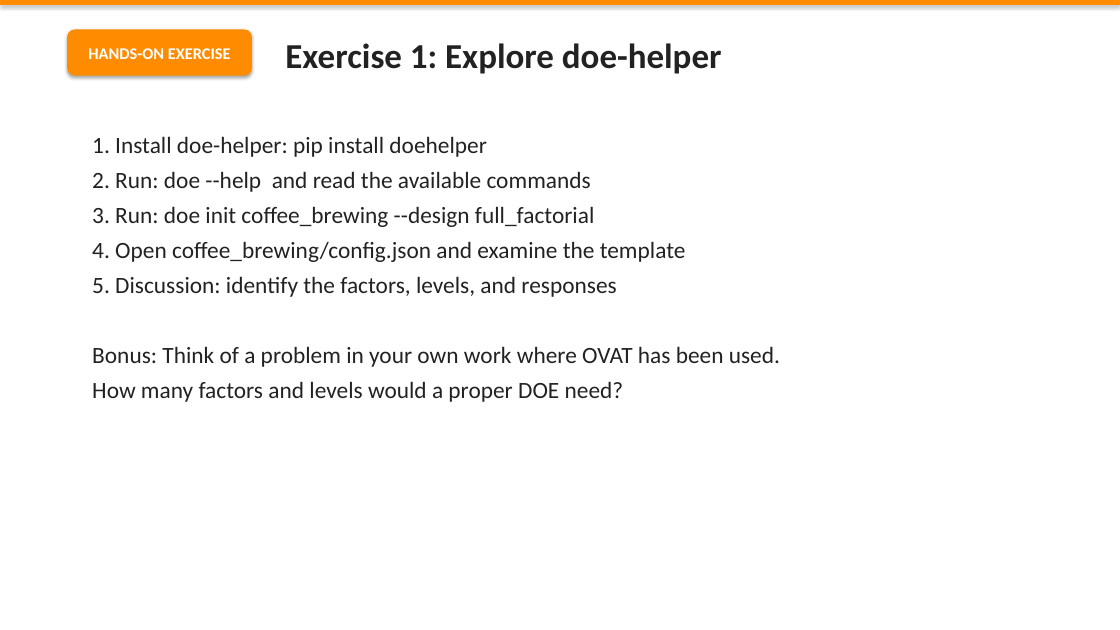
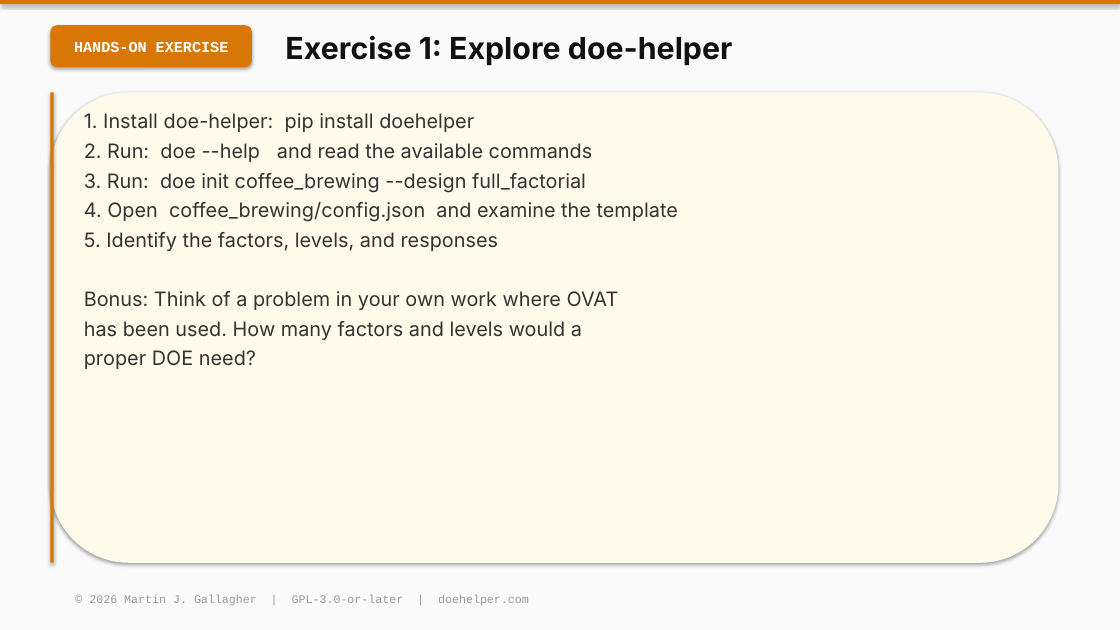
Before and after one commit to MartinGallagher-code/design_of_experiments, a slide deck: slide 11 of training/slides/Module_01_Introduction_to_DOE.pptx. Drawn at 1120x630 pixels with LibreOffice and Linux fonts; fonts in the diff are those of the drawing. Boxes give left, top, right and bottom in pixels: in the first picture for what was removed or moved away, otherwise in the second. Text is boxed around its words. In the diff, an @@ line names an element or a change of style, - is before the commit and + after.

```diff
--- a/training/slides/Module_01_Introduction_to_DOE.pptx
+++ b/training/slides/Module_01_Introduction_to_DOE.pptx
@@ background #FFFFFF to #FAFAFA @@
@@ rectangle at [0, 0, 1120, 4]: fill #FF8C00 to #D97706 @@
@@ rounded rectangle "HANDS-ON EXERCISE": place and size @@
-rounded rectangle "HANDS-ON EXERCISE" at [67, 29, 252, 76]
+rounded rectangle "HANDS-ON EXERCISE" at [50, 25, 252, 67]
@@ rounded rectangle "HANDS-ON EXERCISE" at [50, 25, 252, 67]: size 14 to 13 pt, font Calibri to Courier New; fill #FF8C00 to #D97706 @@
@@ text "Exercise 1: Explore doe-helper" at [285, 35, 733, 66]: size 30 to 26 pt, font Calibri to Inter, text colour #222222 to #111111 @@
@@ rounded rectangle added at [50, 92, 1059, 563], fill #FFFBEB @@
@@ rectangle added at [50, 92, 54, 563], fill #D97706 @@
@@ text "1. Install doe-helper: pip install ...": place and size @@
-text "1. Install doe-helper: pip install ..." at [92, 136, 780, 402]
+text "1. Install doe-helper: pip install ..." at [84, 113, 678, 369]
@@ text at [84, 113, 678, 222]: size 20 to 17 pt, font Calibri to Inter, text colour #222222 to #333333 in "1. Install doe-helper: pip install doehelper", "2. Run: doe --help and read the ...", "3. Run: doe init coffee_brewing --design full_factorial", "4. Open coffee_brewing/config.json and examine the template"; less space between paragraphs @@
@@ text at [84, 232, 619, 369]: text changed; size 20 to 17 pt; font Calibri to Inter; text colour #222222 to #333333 @@
-5. Discussion: identify the factors, levels, and responses
-Bonus: Think of a problem in your own work where OVAT has been used.
-How many factors and levels would a proper DOE need?
+5. Identify the factors, levels, and responses
+Bonus: Think of a problem in your own work where OVAT
+has been used. How many factors and levels would a
+proper DOE need?
@@ text added at [89, 595, 529, 605], 10 pt, text #999999 @@
+© 2026 Martin J. Gallagher | GPL-3.0-or-later | doehelper.com
```
Also in this commit, not shown: 10 other slides changed, 8 other files.
